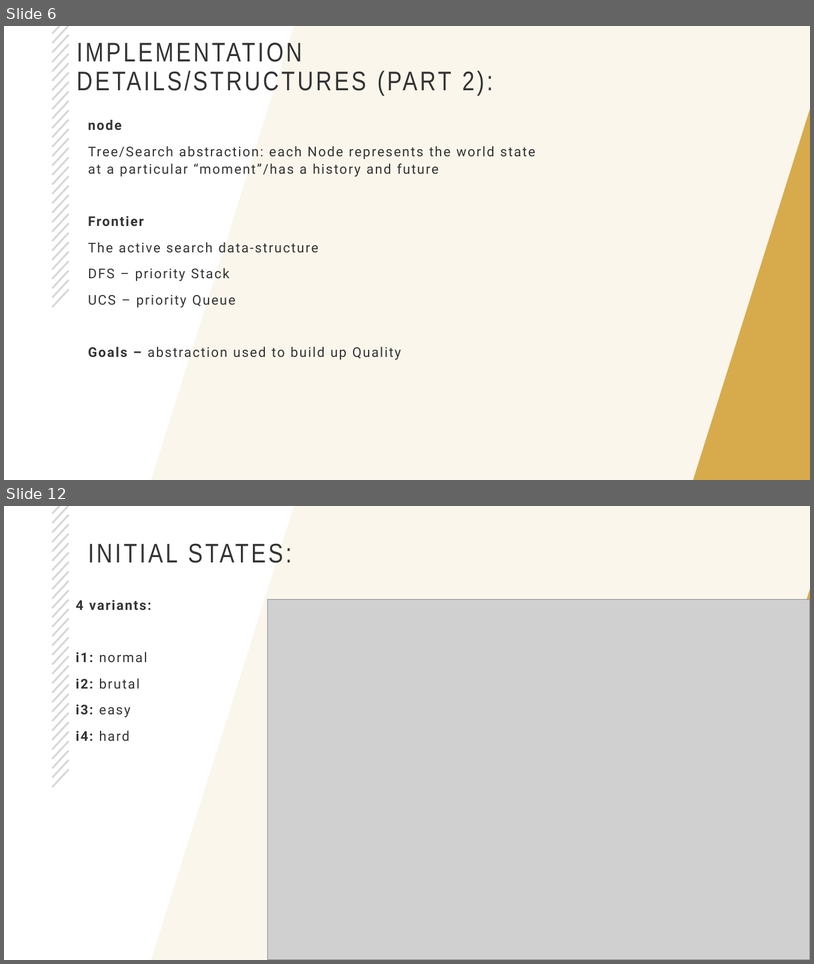
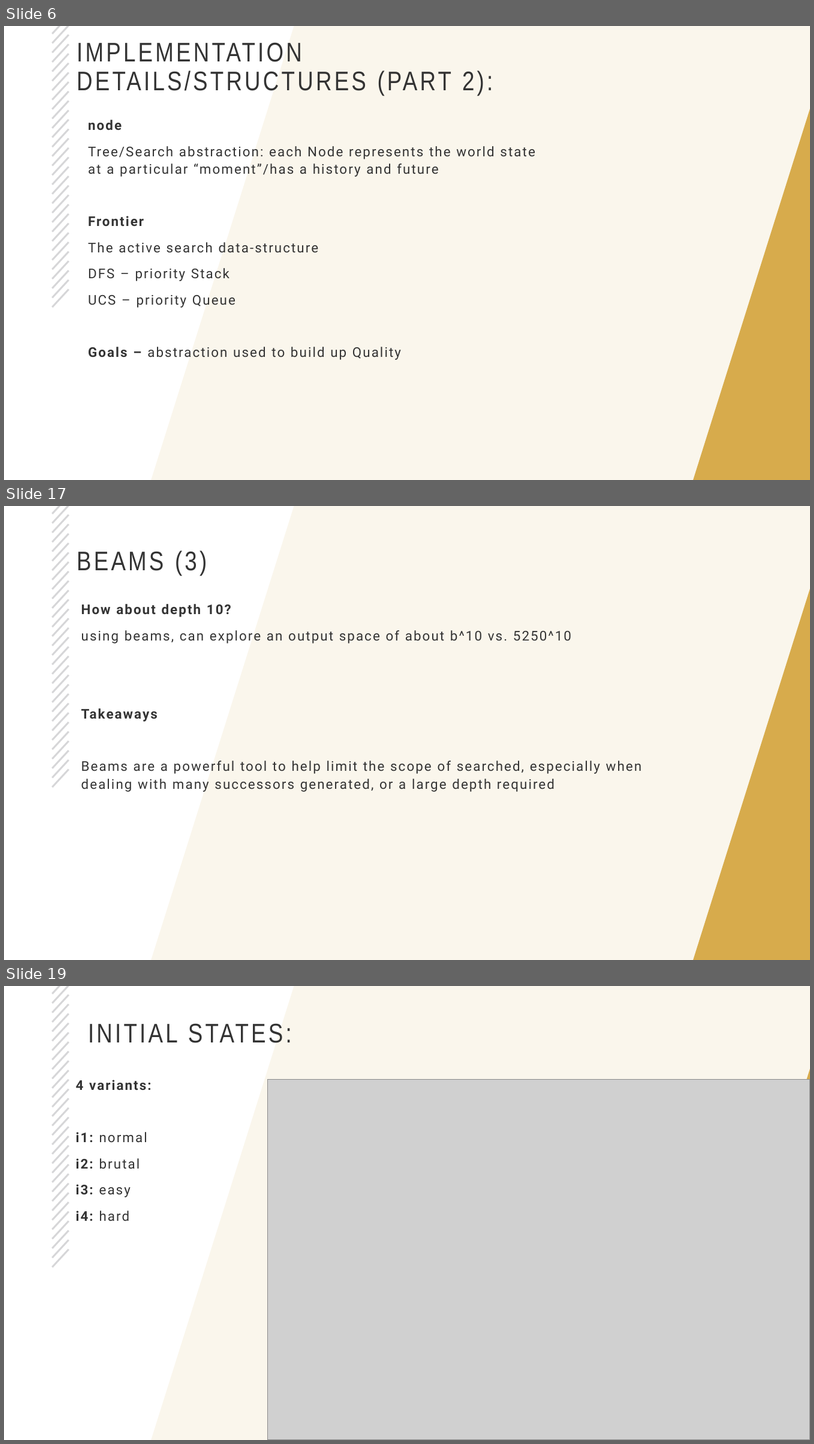
Before and after one commit to rich-java-dev/world-trade-ai-part1, a slide deck: CS5260-part1.pptx. Shown one above the other, each under a label of ours: slides 6 and 12 before the commit, slides 6, 17 and 19 after it; the slides between them are not shown. The pictures are 814x964 and 814x1444 pixels, drawn with LibreOffice and Linux fonts; fonts in the diff are those of the drawing; grey boxes stand for pictures; background and template pictures are left out. Boxes give left, top, right and bottom in pixels: in the first picture for what was removed or moved away, otherwise in the second. Text is boxed around its words. In the diff, an @@ line names an element or a change of style, - is before the commit and + after.

```diff
--- a/CS5260-part1.pptx
+++ b/CS5260-part1.pptx
@@ slide 17 added at [4, 506, 810, 960], background #FFFFFF; not listed: 32 template elements that a slide beside it also shows @@
@@ title added at [77, 550, 207, 576], 32 pt, text #333333 @@
+BEAMS (3)
@@ text added at [81, 604, 642, 792], 16 pt, text #333333 @@
+How about depth 10?
+using beams, can explore an output space of about b^10 vs. 5250^10
+Takeaways
+Beams are a powerful tool to help limit the scope of searched, especially when dealing with many successors generated, or a large depth required
@@ what was slide 12 is now slide 19 @@
```
Also in this commit, not shown: 3 slides changed, 15 other slides added, 5 slides removed, 15 other files.
